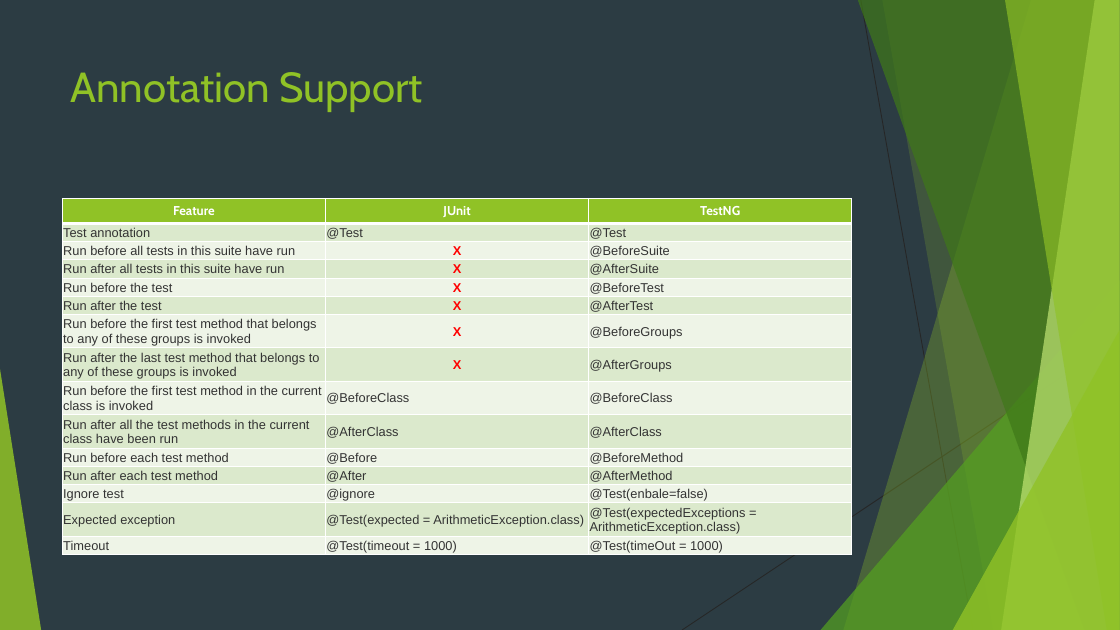
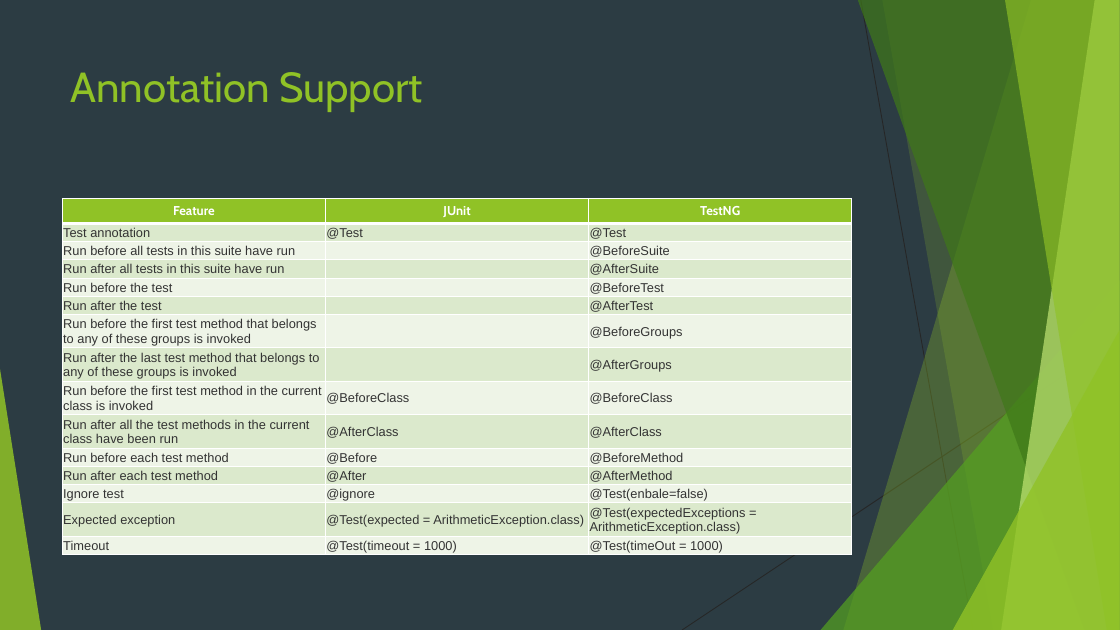
Before and after one commit to DavidShahbazyan/assesmentTestNGvsJUnit, a slide deck: slide 3 of presentation/JUnit vs TestNG.pptx. Drawn at 1120x630 pixels with LibreOffice and Linux fonts; fonts in the diff are those of the drawing; background and template pictures are left out. Boxes give left, top, right and bottom in pixels: in the first picture for what was removed or moved away, otherwise in the second. Text is boxed around its words. In the diff, an @@ line names an element or a change of style, - is before the commit and + after.

```diff
--- a/presentation/JUnit vs TestNG.pptx
+++ b/presentation/JUnit vs TestNG.pptx
@@ table at <box>62,198,851,556</box> @@
-row 3, column 2: X
+row 3, column 2: 
-row 4, column 2: X
+row 4, column 2: 
-row 5, column 2: X
+row 5, column 2: 
-row 6, column 2: X
+row 6, column 2: 
-row 7, column 2: X
+row 7, column 2: 
-row 8, column 2: X
+row 8, column 2: 
```
Also in this commit, not shown: 5 other slides changed, 1 other file.
